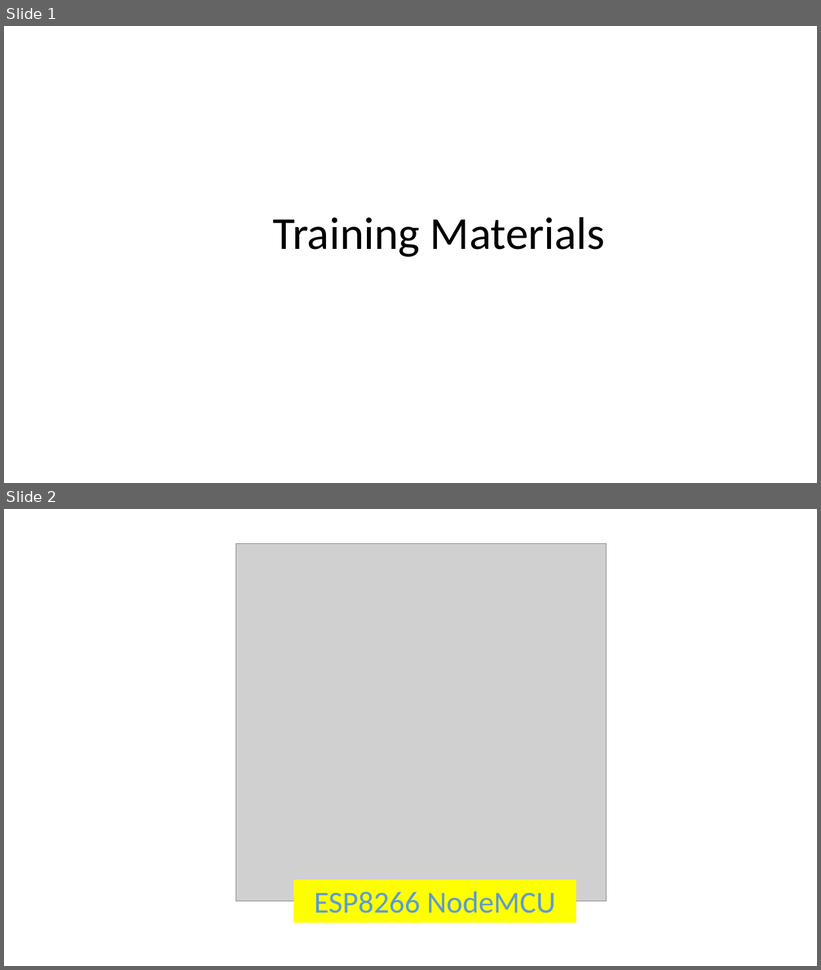
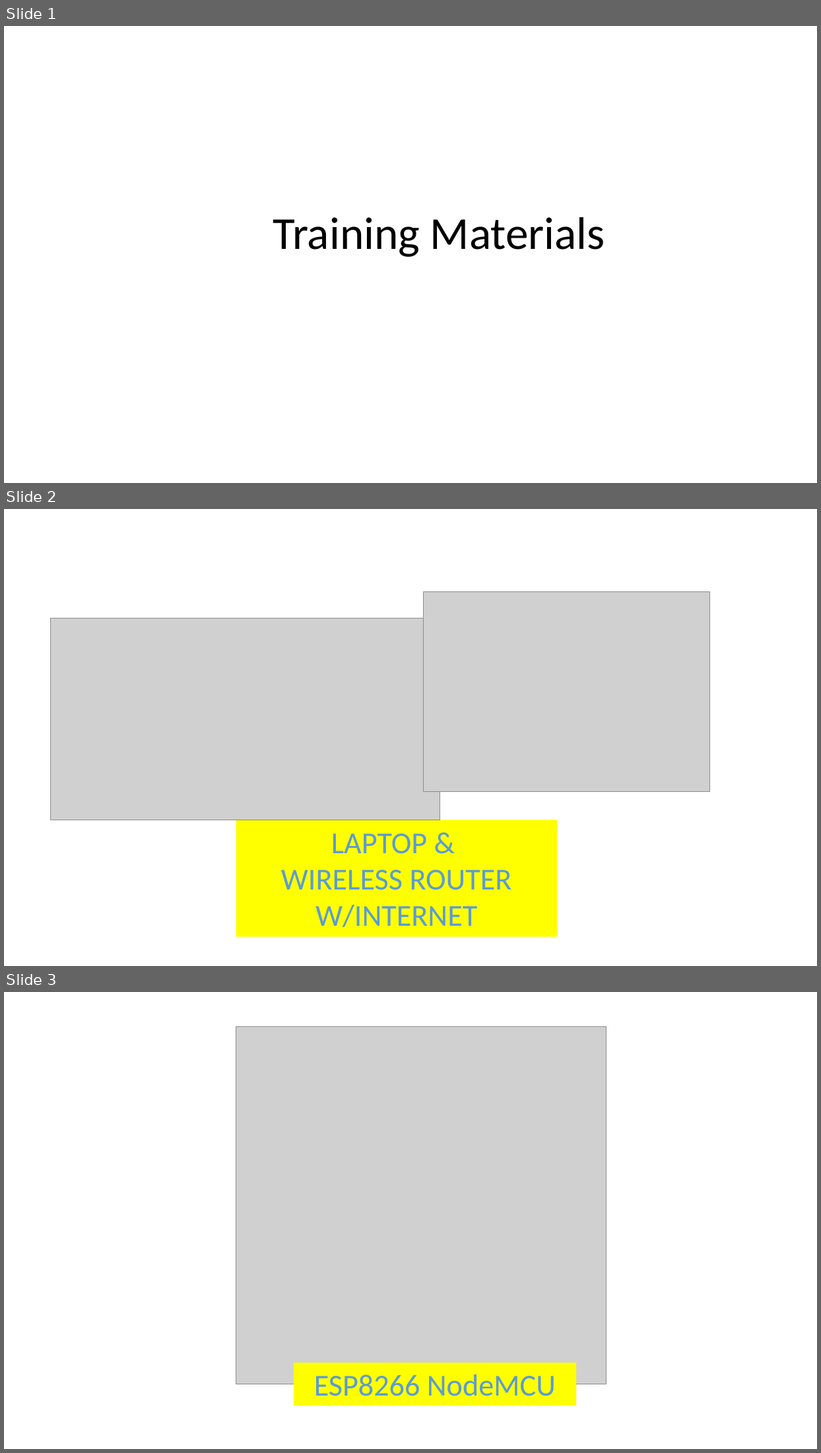
Before and after one commit to kamoteqv2/project-comsophil-files, a slide deck: lesson1/prerequisites-training-materials.pptx. Shown one above the other, each under a label of ours: slides 1 and 2 before the commit, slides 1, 2 and 3 after it. The pictures are 821x970 and 821x1453 pixels, drawn with LibreOffice and Linux fonts; fonts in the diff are those of the drawing; grey boxes stand for pictures. Boxes give left, top, right and bottom in pixels: in the first picture for what was removed or moved away, otherwise in the second. Text is boxed around its words. In the diff, an @@ line names an element or a change of style, - is before the commit and + after.

```diff
--- a/lesson1/prerequisites-training-materials.pptx
+++ b/lesson1/prerequisites-training-materials.pptx
@@ slide 2 added at <box>4,509,817,966</box>, background #FFFFFF @@
@@ picture added at <box>423,592,710,791</box> @@
@@ picture added at <box>51,618,440,820</box> @@
@@ rectangle added at <box>236,820,557,937</box>, fill #FFFF00, 36 pt, text #5B9BD5 @@
+LAPTOP &
+WIRELESS ROUTER W/INTERNET
@@ what was slide 2 is now slide 3 @@
```
Also in this commit, not shown: 1 other slide added, 1 slide removed, 5 other files.
